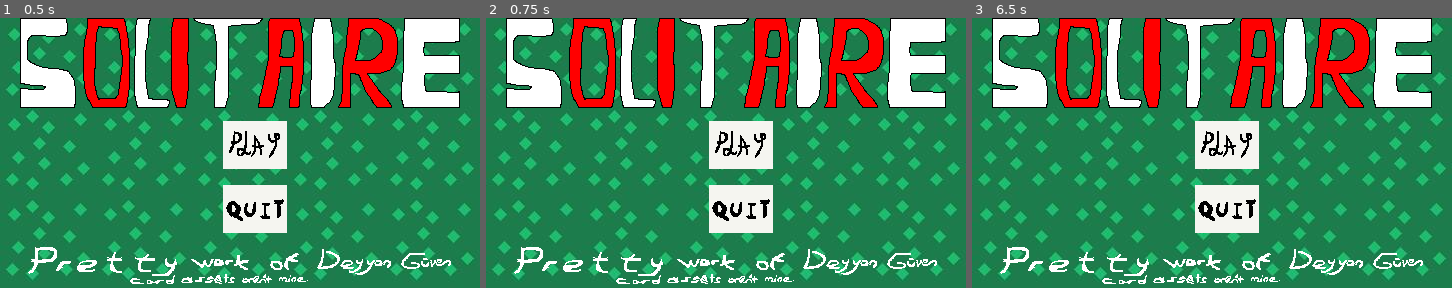
Above: before the commit, frames 1-3 (left to right).
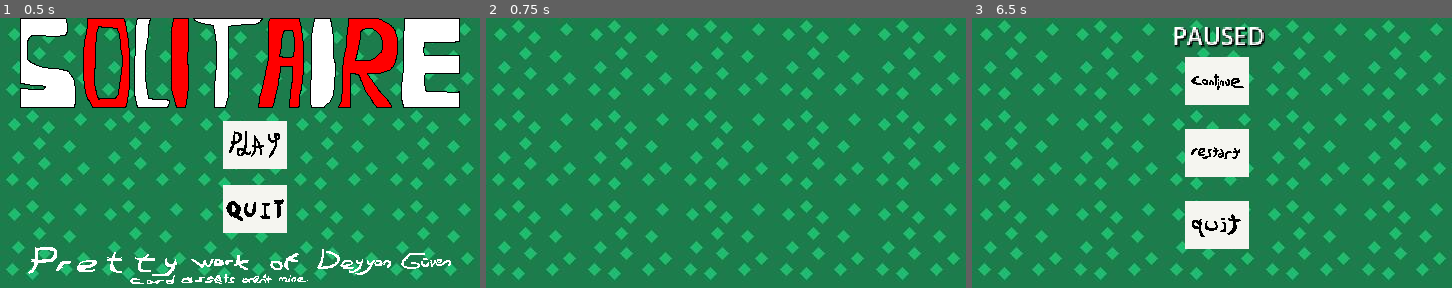
Above: after the commit, the same moments.

Repository: chaycodeshere/Solitaire
Game: Godot game, scene res://Scenes/menu.tscn
The game is run twice, just before and just after one commit, with the same random seed, the same clock (stepped at 60 frames per second) and the same inputs.
Inputs (mouse positions are in pixels of both pictures, inside the frame that each line leads up to):
- Up to frame 1 (0.5 s): no input
- Up to frame 2 (0.75 s): click (740, 144) at 0.5 s
- Up to frame 3 (6.5 s): click (1226, 144) at 1.27 s; click (1226, 144) at 2.02 s; tap Enter at 2.75, 4.25, 5.75 s; tap Space at 3.5, 5 s; tap Escape (escape, bound only after the commit) at 6.4 s

Frame 1 is identical in both runs. In frame 2, 23% of the frame differs, in the area x 4-96%, y 0-99%; in frame 3, 24%.

Commit message:
working-on-game-menu

Diff:
--- /dev/null
+++ b/Scenes/game.tscn
@@ -0,0 +1,70 @@
+[gd_scene load_steps=6 format=3 uid="uid://dnlsyxnfgdhnp"]
+
+[ext_resource type="Texture2D" uid="uid://c2sd63ac6sxhb" path="res://Sprites/backgrounds/background.jpg" id="1_gfav2"]
+[ext_resource type="Script" path="res://Scripts/game.gd" id="1_vbfkc"]
+[ext_resource type="Texture2D" uid="uid://sugsjfujalh6" path="res://Sprites/ui/continuebutton.png" id="2_milgv"]
+[ext_resource type="Texture2D" uid="uid://bw4uej7fbyc75" path="res://Sprites/ui/restartbutton.png" id="3_xhc82"]
+[ext_resource type="Texture2D" uid="uid://b80rndwltqs86" path="res://Sprites/ui/quitbuttonlittle.png" id="4_h6hgd"]
+
+[node name="game" type="Node2D"]
+script = ExtResource("1_vbfkc")
+metadata/_edit_group_ = true
+
+[node name="Sprite2D" type="Sprite2D" parent="."]
+texture_filter = 2
+texture = ExtResource("1_gfav2")
+centered = false
+
+[node name="continuebuton" type="Button" parent="."]
+self_modulate = Color(1, 1, 1, 0)
+offset_left = 213.0
+offset_top = 39.0
+offset_right = 277.0
+offset_bottom = 87.0
+metadata/_edit_group_ = true
+
+[node name="Sprite2D" type="Sprite2D" parent="continuebuton"]
+texture_filter = 1
+texture = ExtResource("2_milgv")
+centered = false
+
+[node name="restartbutton" type="Button" parent="."]
+self_modulate = Color(1, 1, 1, 0)
+offset_left = 213.0
+offset_top = 111.0
+offset_right = 277.0
+offset_bottom = 159.0
+metadata/_edit_group_ = true
+
+[node name="Sprite2D" type="Sprite2D" parent="restartbutton"]
+texture_filter = 1
+texture = ExtResource("3_xhc82")
+centered = false
+
+[node name="quitbutton" type="Button" parent="."]
+self_modulate = Color(1, 1, 1, 0)
+offset_left = 213.0
+offset_top = 183.0
+offset_right = 277.0
+offset_bottom = 231.0
+metadata/_edit_group_ = true
+
+[node name="Sprite2D" type="Sprite2D" parent="quitbutton"]
+texture_filter = 1
+texture = ExtResource("4_h6hgd")
+centered = false
+
+[node name="pausedtext" type="Label" parent="."]
+texture_filter = 1
+offset_left = 200.0
+offset_right = 262.0
+offset_bottom = 26.0
+scale = Vector2(1.5, 1.5)
+theme_override_colors/font_color = Color(1, 1, 1, 1)
+theme_override_colors/font_shadow_color = Color(0, 0, 0, 1)
+theme_override_colors/font_outline_color = Color(0, 0, 0, 1)
+text = "PAUSED"
+
+[connection signal="pressed" from="continuebuton" to="." method="_on_continuebuton_pressed"]
+[connection signal="pressed" from="restartbutton" to="." method="_on_restartbutton_pressed"]
+[connection signal="pressed" from="quitbutton" to="." method="_on_quitbutton_pressed"]
--- /dev/null
+++ b/Scripts/game.gd
@@ -0,0 +1,36 @@
+extends Node2D
+
+var game_paused : bool
+
+func _ready():
+	game_paused = false
+	$continuebuton.hide()
+	$restartbutton.hide()
+	$quitbutton.hide()
+	$pausedtext.hide()
+
+func _input(event):
+	if Input.is_action_just_pressed("escape"):
+		if game_paused == false:
+			game_paused = true
+			$continuebuton.show()
+			$restartbutton.show()
+			$quitbutton.show()
+			$pausedtext.show()
+		else :
+			game_paused = false
+			$continuebuton.hide()
+			$restartbutton.hide()
+			$quitbutton.hide()
+			$pausedtext.hide()
+
+func _on_continuebuton_pressed():
+	game_paused = false
+	$continuebuton.hide()
+	$restartbutton.hide()
+	$quitbutton.hide()
+	$pausedtext.hide()
+func _on_restartbutton_pressed():
+	get_tree().reload_current_scene()
+func _on_quitbutton_pressed():
+	get_tree().quit()
--- a/Scripts/menu.gd
+++ b/Scripts/menu.gd
@@ -5,4 +5,4 @@
 	get_tree().quit()
 
 func _on_playbutton_pressed():
-	pass # Replace with function body.
+	get_tree().change_scene_to_file("res://Scenes/game.tscn")
--- a/project.godot
+++ b/project.godot
@@ -20,6 +20,14 @@
 window/size/viewport_width=480
 window/size/viewport_height=270
 
+[input]
+
+escape={
+"deadzone": 0.5,
+"events": [Object(InputEventKey,"resource_local_to_scene":false,"resource_name":"","device":-1,"window_id":0,"alt_pressed":false,"shift_pressed":false,"ctrl_pressed":false,"meta_pressed":false,"pressed":false,"keycode":0,"physical_keycode":4194305,"key_label":0,"unicode":0,"echo":false,"script":null)
+]
+}
+
 [rendering]
 
 renderer/rendering_method="mobile"
